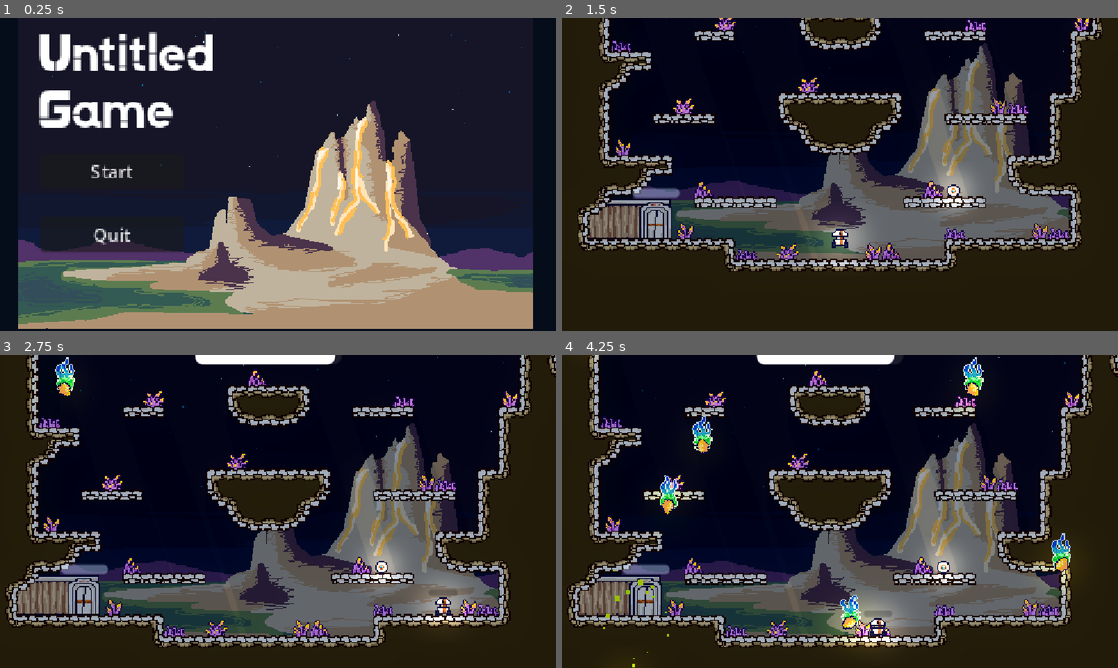
Above: before the commit, frames 1-4 (two rows, left to right).
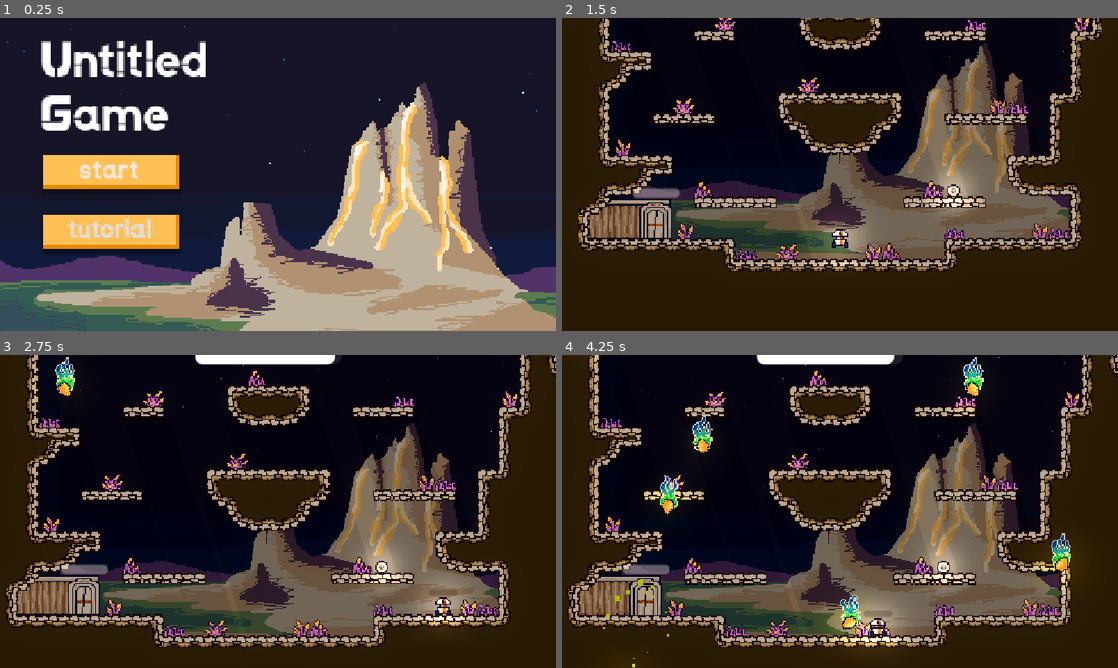
Above: after the commit, the same moments.

Repository: BluePolar282/GMTK2026
Game: Godot game, scene res://UI/main_menu.tscn
Two runs of this game, one before a commit and one after it. Both use one fixed random seed, a clock stepped at 60 frames per second and the inputs below.
Inputs:
- Up to frame 1 (0.25 s): no input
- Up to frame 2 (1.5 s): click "Quit" (after the commit: "tutorial") at 0.5 s; click "Start" (after the commit: "start") at 1.25 s
- Up to frame 3 (2.75 s): hold D (Right) from 2.03 s (still down); tap Shift (Dash) at 2.1 s; tap Space (Jump) at 2.27 s
- Up to frame 4 (4.25 s): tap Shift (Dash) at 2.85, 3.6 s; tap Space (Jump) at 3.02 s; release D (Right) at 3.53 s; hold A (Left) from 3.53 s (still down)

The runs differ from the first frame. In frame 1, 41% of the frame differs, in the area x 0-100%, y 0-100%; in frame 2, 6.7%; in frame 3, 7.4%; in frame 4, 7.9%.

Commit message:
addded menu stuff

Diff:
--- /dev/null
+++ b/UI/hover.tres
@@ -0,0 +1,9 @@
+[gd_resource type="StyleBoxFlat" format=3 uid="uid://dhk5d1kew55o7"]
+
+[resource]
+bg_color = Color(0.99999994, 0.8312967, 0.49984902, 1)
+border_width_right = 3
+border_width_bottom = 3
+border_color = Color(0.9239546, 0.6848705, 3.85046e-07, 1)
+shadow_color = Color(0, 0, 0, 0.33800003)
+shadow_offset = Vector2(1.325, 3.37)
--- a/UI/main_menu.tscn
+++ b/UI/main_menu.tscn
@@ -4,6 +4,9 @@
 [ext_resource type="Texture2D" uid="uid://wbsfoo2f4oja" path="res://World/assets/[GMTK]Background.png" id="2_4cwpn"]
 [ext_resource type="FontFile" uid="uid://d3bmr5jqtkw20" path="res://World/assets/NewMagnetic-Regular.otf" id="3_f40uw"]
 [ext_resource type="Script" uid="uid://s1u4x5tbc4qg" path="res://UI/menu_camera.gd" id="4_4cwpn"]
+[ext_resource type="StyleBox" uid="uid://nr6fmaf6yscq" path="res://UI/normal.tres" id="5_ev3b6"]
+[ext_resource type="StyleBox" uid="uid://dkhb4ly0mhx4s" path="res://UI/pressed.tres" id="6_k0a0m"]
+[ext_resource type="StyleBox" uid="uid://dhk5d1kew55o7" path="res://UI/hover.tres" id="7_2mudq"]
 
 [node name="Main Menu" type="Control" unique_id=2328936]
 layout_mode = 3
@@ -15,22 +18,36 @@
 script = ExtResource("1_d8nwk")
 
 [node name="Sprite2D" type="Sprite2D" parent="." unique_id=1221708668]
-position = Vector2(233, 144)
+position = Vector2(257, 142)
+scale = Vector2(1.245, 1.245)
 texture = ExtResource("2_4cwpn")
 
-[node name="Label" type="Label" parent="." unique_id=1445139880]
-layout_mode = 0
-offset_left = 18.0
-offset_top = 18.0
-offset_right = 178.0
-offset_bottom = 117.0
+[node name="Camera2D" type="Camera2D" parent="." unique_id=1949922073]
+position = Vector2(235, 149)
+zoom = Vector2(2.3, 2.3)
+script = ExtResource("4_4cwpn")
+
+[node name="CanvasLayer" type="CanvasLayer" parent="." unique_id=1093531938]
+offset = Vector2(43.39, 0)
+scale = Vector2(2.18, 2.18)
+transform = Transform2D(2.18, 0, 0, 2.18, 43.39, 0)
+
+[node name="Label" type="Label" parent="CanvasLayer" unique_id=1445139880]
+anchors_preset = -1
+anchor_left = 0.016
+anchor_top = 0.028
+anchor_right = 0.155
+anchor_bottom = 0.18100001
+offset_left = -0.4320011
+offset_top = -0.144001
+offset_right = -0.55999756
+offset_bottom = -0.28800964
 theme_override_fonts/font = ExtResource("3_f40uw")
 theme_override_font_sizes/font_size = 47
 text = "Untitled
 Game"
 
-[node name="Button" type="Button" parent="." unique_id=455566793]
-layout_mode = 1
+[node name="Button" type="Button" parent="CanvasLayer" unique_id=455566793]
 anchors_preset = -1
 anchor_left = 0.015000001
 anchor_top = 0.09200001
@@ -40,10 +57,15 @@
 offset_top = 70.383995
 offset_right = 132.72
 offset_bottom = 102.383995
-text = "Start"
+theme_override_colors/font_color = Color(0.94669336, 0.9169148, 0.8767721, 1)
+theme_override_fonts/font = ExtResource("3_f40uw")
+theme_override_font_sizes/font_size = 27
+theme_override_styles/normal = ExtResource("5_ev3b6")
+theme_override_styles/pressed = ExtResource("6_k0a0m")
+theme_override_styles/hover = ExtResource("7_2mudq")
+text = "start"
 
-[node name="Button2" type="Button" parent="." unique_id=688486057]
-layout_mode = 1
+[node name="Button2" type="Button" parent="CanvasLayer" unique_id=688486057]
 anchors_preset = -1
 anchor_left = 0.015000001
 anchor_top = 0.09200001
@@ -53,11 +75,11 @@
 offset_top = 127.383995
 offset_right = 132.72
 offset_bottom = 159.384
-text = "Quit"
+theme_override_fonts/font = ExtResource("3_f40uw")
+theme_override_font_sizes/font_size = 25
+theme_override_styles/normal = ExtResource("5_ev3b6")
+theme_override_styles/pressed = ExtResource("6_k0a0m")
+theme_override_styles/hover = ExtResource("7_2mudq")
+text = "tutorial"
 
-[node name="Camera2D" type="Camera2D" parent="." unique_id=1949922073]
-position = Vector2(235, 149)
-zoom = Vector2(2.3, 2.3)
-script = ExtResource("4_4cwpn")
-
-[connection signal="pressed" from="Button" to="." method="_on_button_pressed"]
+[connection signal="pressed" from="CanvasLayer/Button" to="." method="_on_button_pressed"]
--- a/UI/menu_camera.gd
+++ b/UI/menu_camera.gd
@@ -1,7 +1,7 @@
 extends Camera2D
 
 @export var wind_speed: float = 1.0
-@export var wind_strength: float = 3.0  # pixels
+@export var wind_strength: float = 2.0  # pixels
 
 func _process(delta: float) -> void:
 	var t = Time.get_ticks_msec() / 1000.0 * wind_speed
--- /dev/null
+++ b/UI/normal.tres
@@ -0,0 +1,10 @@
+[gd_resource type="StyleBoxFlat" format=3 uid="uid://nr6fmaf6yscq"]
+
+[resource]
+bg_color = Color(1, 0.7529412, 0.3372549, 1)
+border_width_right = 3
+border_width_bottom = 3
+border_color = Color(0.9009398, 0.54826003, 0, 1)
+shadow_color = Color(0, 0, 0, 0.32500002)
+shadow_size = 3
+shadow_offset = Vector2(0.73, 4.105)
--- /dev/null
+++ b/UI/pressed.tres
@@ -0,0 +1,5 @@
+[gd_resource type="StyleBoxFlat" format=3 uid="uid://dkhb4ly0mhx4s"]
+
+[resource]
+bg_color = Color(0.7476298, 0.4926201, 7.70092e-07, 1)
+border_color = Color(0.83189094, 0.3490387, 0, 1)
--- a/World/scenes/world.tscn
+++ b/World/scenes/world.tscn
@@ -578,7 +578,7 @@
 [node name="World" type="Node2D" unique_id=489378558]
 
 [node name="CanvasModulate" type="CanvasModulate" parent="." unique_id=1483600630]
-color = Color(0.66570616, 0.7456006, 0.88621616, 1)
+color = Color(0.7695296, 0.7347382, 0.7068363, 1)
 
 [node name="WorldEnvironment" type="WorldEnvironment" parent="." unique_id=1157851688]
 environment = SubResource("Environment_s8xio")
